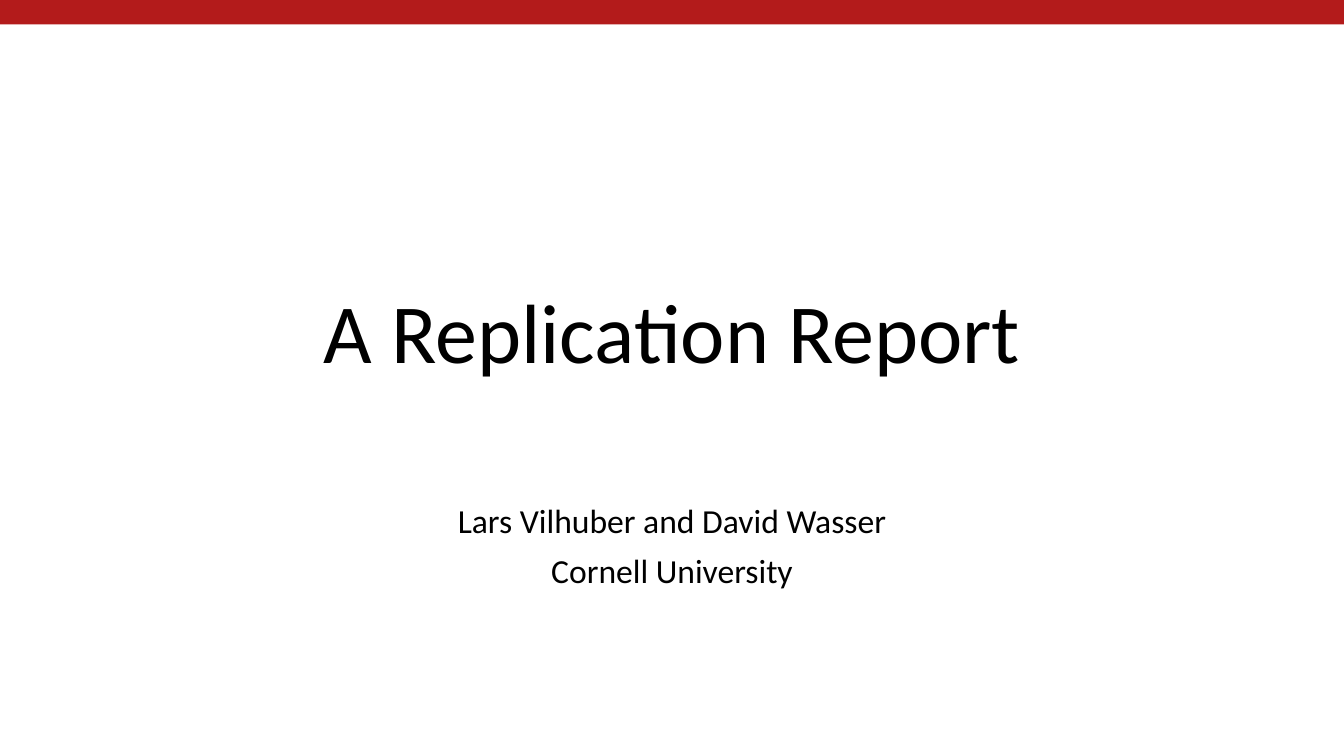
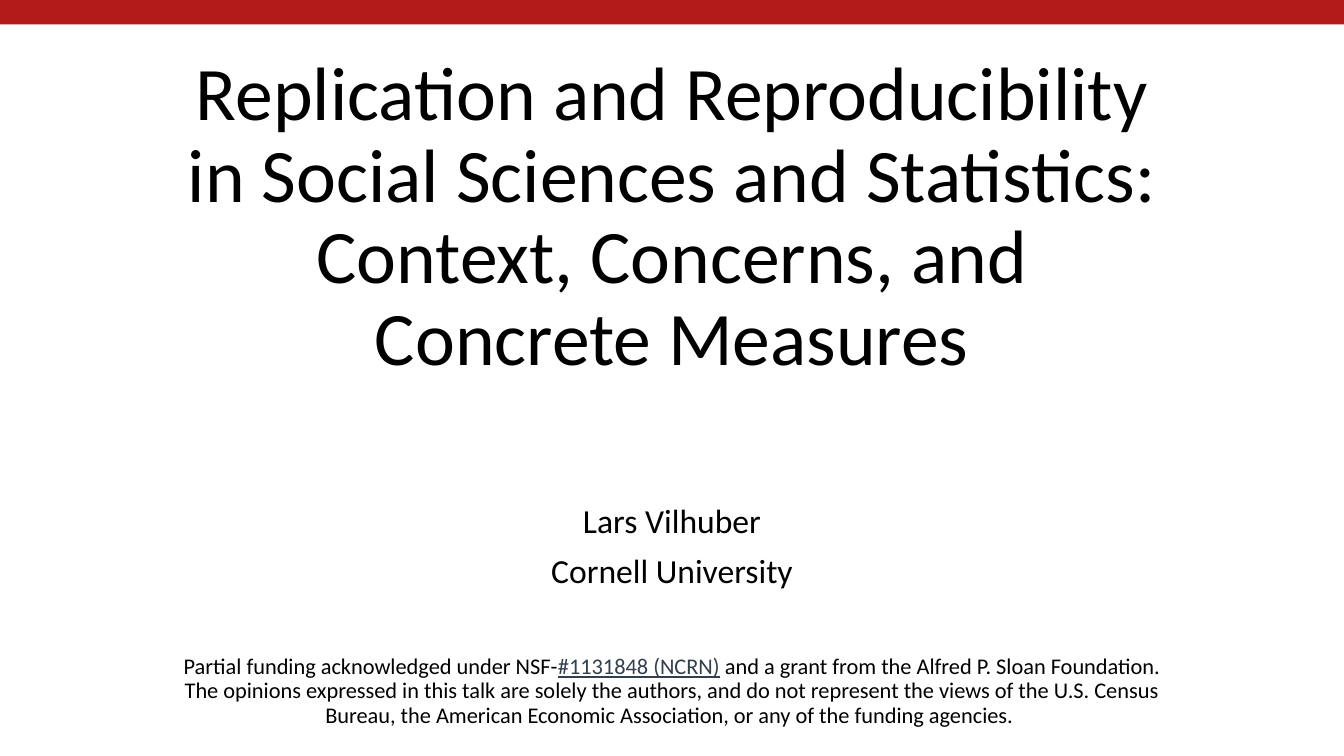
Before and after one commit to labordynamicsinstitute/replicability-training, a slide deck: slide 1 of Fall 2019/Overview-Motivation-AEA-Replication.pptx. Drawn at 1344x756 pixels with LibreOffice and Linux fonts; fonts in the diff are those of the drawing; background and template pictures are left out. Boxes give left, top, right and bottom in pixels: in the first picture for what was removed or moved away, otherwise in the second. Text is boxed around its words. In the diff, an @@ line names an element or a change of style, - is before the commit and + after.

Commit message:
Resuscitating the old PPTX for the overview, adding the Report overview

```diff
--- a/Fall 2019/Overview-Motivation-AEA-Replication.pptx
+++ b/Fall 2019/Overview-Motivation-AEA-Replication.pptx
@@ title at <box>188,67,1155,366</box>: text changed; size 60 to 54 pt @@
-A Replication Report
+Replication and Reproducibility in Social Sciences and Statistics: Context, Concerns, and Concrete Measures
@@ subtitle at <box>583,509,761,534</box>: text changed @@
-Lars Vilhuber and David Wasser
+Lars Vilhuber
@@ subtitle at <box>184,658,1160,727</box>: paragraph added @@
+Partial funding acknowledged under NSF-#1131848 (NCRN) and a grant from the Alfred P. Sloan Foundation.
+The opinions expressed in this talk are solely the authors, and do not represent the views of the U.S. Census Bureau, the American Economic Association, or any of the funding agencies.
```
Also in this commit, not shown: 27 slides added, 6 slides removed, 1 other file.
